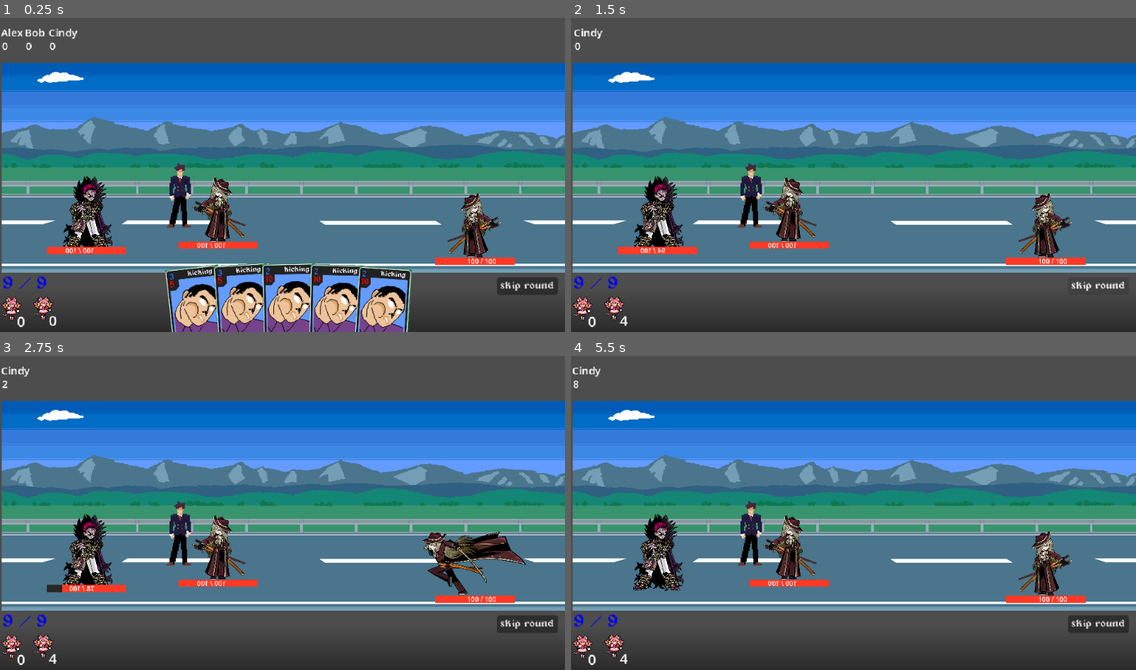
Above: before the commit, frames 1-4 (two rows, left to right).
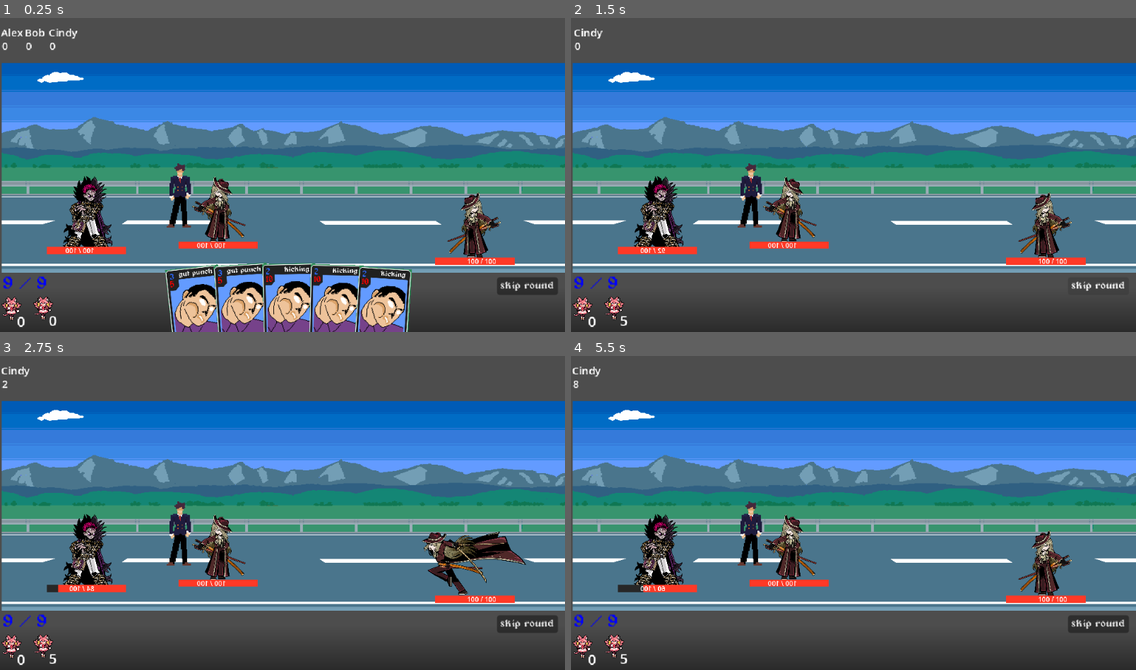
Above: after the commit, the same moments.

Repository: mewmewmyagic/card-game-main
Game: Godot game, scene res://scenes/battle/BattleScene.tscn
Two runs of this game, one before a commit and one after it. Both use one fixed random seed, a clock stepped at 60 frames per second and the inputs below.
Inputs (mouse positions are in pixels of both pictures, inside the frame that each line leads up to):
- Up to frame 1 (0.25 s): no input
- Up to frame 2 (1.5 s): click "skip round" at 0.5 s; click "skip round" at 1.25 s
- Up to frame 3 (2.75 s): move the mouse to (406, 494) at 2.02 s; hold D (Right) from 2.03 s (still down); hold Shift (Shift) from 2.03 s (still down); click (406, 494) at 2.17 s
- Up to frame 4 (5.5 s): release D (Right) at 2.75 s; release Shift (Shift) at 2.75 s; drag from (740, 525) to (1045, 563) at 2.77 s; move the mouse to (910, 440) at 3.52 s; hold D (Right) 3.53-4.25 s; hold Right mouse button (right_mouse) 3.53-4.25 s; drag from (825, 575) to (1045, 563) at 4.27 s; move the mouse to (1023, 560) at 5.02 s; press the mouse at (1023, 560) at 5.03 s; hold A (Left) from 5.03 s (still down)

The runs differ from the first frame. In frame 1, 0.1% of the frame differs, in the area x 31-47%, y 79-83%; in frame 2, less than 0.1%; in frame 3, less than 0.1%; in frame 4, 0.4%, in the area x 8-23%, y 72-99%.

Commit message:
added status ui

Diff:
--- a/Scripts/Modifiers/modifier_handler.gd
+++ b/Scripts/Modifiers/modifier_manager.gd
@@ -1,5 +1,5 @@
 extends Node
-class_name ModifierHandler
+class_name ModifierManager
 
 var _modifiers: Dictionary = {}
 
--- a/Scripts/Status Effects/bleed/bleed.gd
+++ b/Scripts/Status Effects/bleed/bleed.gd
@@ -4,13 +4,13 @@
 func init(_target: Combatant, _manager: StatusEffectManager) -> void:
 	target = _target
 	manager = _manager
-	EventBus.turn_ended.connect(trigger_status_effect)
+	target.anim_done.connect(trigger_status_effect)
 
 func on_remove() -> void:
-	EventBus.turn_ended.disconnect(trigger_status_effect)
+	target.anim_done.disconnect(trigger_status_effect)
 
 func trigger_status_effect() -> void:
 	target.take_damage(stack)
-	count -= 1
+	add_count(-1)
 	if count <= 0:
 		manager.remove_status(id)
--- a/Scripts/Status Effects/bleed/bleed.tres
+++ b/Scripts/Status Effects/bleed/bleed.tres
@@ -1,10 +1,12 @@
 [gd_resource type="Resource" script_class="BleedStatusEffect" format=3 uid="uid://hrg5sh4161o7"]
 
+[ext_resource type="Texture2D" uid="uid://c625u4qb3ffuy" path="res://Textures/blehhhhh.png" id="1_5sjd4"]
 [ext_resource type="Script" uid="uid://ccuysvlx3ma70" path="res://Scripts/Status Effects/bleed/bleed.gd" id="1_q6pbo"]
 
 [resource]
 script = ExtResource("1_q6pbo")
 id = "bleed"
+icon = ExtResource("1_5sjd4")
 tooltip = "does damage based on stack and reduces count each turn "
-max_stack = 99
-max_count = 99
+max_stack = 10
+max_count = 10
--- /dev/null
+++ b/Scripts/Status Effects/focus/focus.gd
@@ -0,0 +1,28 @@
+extends StatusEffect
+class_name FocusStatusEffect
+
+func init(_target: Combatant, _manager: StatusEffectManager) -> void:
+	target = _target
+	manager = _manager
+	self.stack_changed.connect(trigger_status_effect)
+	target.anim_done.connect(_reduce_count)
+
+func on_remove() -> void:
+	var modifier := target.modifier_manager.get_modifier(Modifier.Type.dmg_dealt) as Modifier
+	modifier.remove_value("focus")
+	self.stack_changed.disconnect(trigger_status_effect)
+	target.anim_done.disconnect(_reduce_count)
+
+func trigger_status_effect() -> void:
+	var modifier := target.modifier_manager.get_modifier(Modifier.Type.dmg_dealt) as Modifier
+	var value := modifier.get_value("focus")
+	if not value:
+		value = ModifierValue.create_new_modifier("focus", ModifierValue.Type.FLAT)
+
+	value.flat_value = stack
+	modifier.add_new_value(value)
+
+func _reduce_count() -> void:
+	add_count(-1)
+	if count <= 0:
+		manager.remove_status(id)
--- a/Scripts/Status Effects/focus/focus.tres
+++ b/Scripts/Status Effects/focus/focus.tres
@@ -1,10 +1,12 @@
-[gd_resource type="Resource" script_class="StatusEffect" format=3 uid="uid://cpyekuu60jjb0"]
+[gd_resource type="Resource" script_class="FocusStatusEffect" format=3 uid="uid://cpyekuu60jjb0"]
 
-[ext_resource type="Script" uid="uid://d0krudtp04qht" path="res://Scripts/Status Effects/status_effect.gd" id="1_0jfuc"]
+[ext_resource type="Script" uid="uid://bthu0aj1m02oh" path="res://Scripts/Status Effects/focus/focus.gd" id="1_0jfuc"]
+[ext_resource type="Texture2D" uid="uid://4pmokgaofyin" path="res://Textures/39px-LCB_Sinner_Don_Quixote_Idle_Sprite.png" id="1_gwjop"]
 
 [resource]
 script = ExtResource("1_0jfuc")
 id = "focus"
+icon = ExtResource("1_gwjop")
 tooltip = "Increases damage done by stack. attacking reduces count"
-max_stack = 10
-max_count = 99
+max_stack = 26
+max_count = 10
--- a/Scripts/Status Effects/haste/haste.gd
+++ b/Scripts/Status Effects/haste/haste.gd
@@ -11,6 +11,6 @@
 
 func trigger_status_effect() -> void:
 	target.stats.set_recovery_time(-stack)
-	count -= 1
+	add_count(-1)
 	if count <= 0:
 		manager.remove_status(id)
--- a/Scripts/Status Effects/haste/haste.tres
+++ b/Scripts/Status Effects/haste/haste.tres
@@ -1,10 +1,12 @@
 [gd_resource type="Resource" script_class="HasteStatusEffect" format=3 uid="uid://bttap6yvuj2p8"]
 
+[ext_resource type="Texture2D" uid="uid://cn13oj7iem8nu" path="res://Textures/The_Index_Nursefather_-_Rien_Mirrored_Idle_Sprite.png" id="1_1xqtl"]
 [ext_resource type="Script" uid="uid://cytuwye6pepst" path="res://Scripts/Status Effects/haste/haste.gd" id="1_dpvqe"]
 
 [resource]
 script = ExtResource("1_dpvqe")
 id = "haste"
+icon = ExtResource("1_1xqtl")
 tooltip = "reduces recovery cost every turn by stack every turn for this round"
 max_stack = 10
 max_count = 3
--- a/Scripts/Status Effects/status_effect.gd
+++ b/Scripts/Status Effects/status_effect.gd
@@ -1,8 +1,12 @@
 extends Resource
 class_name StatusEffect
 
+signal count_changed
+signal stack_changed
+
 @export_group("Stuff")
 @export var id: String = ""
+@export var icon: Texture2D
 @export_multiline var tooltip: String = ""
 @export var max_stack: int = 1
 @export var max_count: int = 1
@@ -26,6 +30,8 @@
 
 func add_count(n: int) -> void:
 	count = clamp(count + n, 0, max_count)
+	count_changed.emit()
 
 func add_stack(n: int) -> void:
 	stack = clamp(stack + n, 0, max_stack)
+	stack_changed.emit()
--- /dev/null
+++ b/Scripts/Status Effects/status_effect_instance.gd
@@ -0,0 +1,32 @@
+extends Resource
+class_name StatusEffectInstance
+
+signal count_changed
+signal stack_changed
+
+@export var status_effect_resource: StatusEffect
+
+var target: Combatant
+var manager: StatusEffectManager
+var stack: int = 0
+var count: int = 0
+
+func init(c: Combatant, s: StatusEffectManager) -> void:
+	pass
+
+func trigger_status_effect() -> void:
+	pass
+
+func on_effect_applied() -> void:
+	pass
+
+func on_effect_removed() -> void:
+	pass
+
+func add_count(n: int) -> void:
+	count = clamp(count + n, 0, status_effect_resource.max_count)
+	count_changed.emit()
+
+func add_stack(n: int) -> void:
+	stack = clamp(stack + n, 0, status_effect_resource.max_stack)
+	stack_changed.emit()
--- a/Scripts/Status Effects/status_effect_manager.gd
+++ b/Scripts/Status Effects/status_effect_manager.gd
@@ -5,6 +5,8 @@
 #the way status' work in this is that theres a resource for shit like id and max count etc and a .gd for logic
 #each status connects to what event triggers it
 @export var parent: Combatant
+@export var status_effect_icon: PackedScene
+@export var status_effect_area: GridContainer
 @export var status_effects: Dictionary = {}
 
 func apply_status(status: StatusEffect, stack: int = 0, count: int = 0) -> void:
@@ -13,8 +15,13 @@
 		status_effects[instance.id] = instance
 
 		instance.init(parent, self)
+
 		instance.add_count(count)
 		instance.add_stack(stack)
+
+		var icon := status_effect_icon.instantiate() as StatusEffectIcon
+		icon.status = instance
+		status_effect_area.add_child(icon)
 	else:
 		var existing := status_effects[status.id] as StatusEffect
 
--- a/Scripts/combatant/combatant.gd
+++ b/Scripts/combatant/combatant.gd
@@ -9,7 +9,7 @@
 @export var combatant_name: String
 
 @export var status_manager: StatusEffectManager
-@export var modifer_manager: ModifierHandler
+@export var modifier_manager: ModifierManager
 
 @export var starting_deck: CardPile
 @export var draw_pile: CardPile
@@ -104,7 +104,7 @@
 	if (stats.health <= 0):
 		return
 
-	var damage := modifer_manager.get_modified_value(base_damage, Modifier.Type.dmg_taken)
+	var damage := modifier_manager.get_modified_value(base_damage, Modifier.Type.dmg_taken)
 	var damage_to_shield := int(min(damage, stats.shield))
 	var damage_to_health := damage - damage_to_shield
 
--- a/Scripts/combatant_characters/pigeon/turd_pigeon.tres
+++ b/Scripts/combatant_characters/pigeon/turd_pigeon.tres
@@ -2,11 +2,21 @@
 
 [ext_resource type="Script" uid="uid://b14m8bmggqgn1" path="res://Scripts/card/card_effect.gd" id="1_2kyj0"]
 [ext_resource type="Script" uid="uid://dwtw5u7l8uiv5" path="res://Scripts/card/card.gd" id="2_8hmf6"]
+[ext_resource type="Script" uid="uid://d214ayipywbee" path="res://Scripts/effects/CardEffects/effect_add_status.gd" id="2_asw2v"]
+[ext_resource type="Resource" uid="uid://cpyekuu60jjb0" path="res://Scripts/Status Effects/focus/focus.tres" id="3_asw2v"]
+
+[sub_resource type="Resource" id="Resource_n176n"]
+script = ExtResource("2_asw2v")
+status = ExtResource("3_asw2v")
+stack = 6
+count = 6
+metadata/_custom_type_script = "uid://d214ayipywbee"
 
 [resource]
 script = ExtResource("2_8hmf6")
 card_name = "turd"
-stamina_cost = 99
-recovery_cost = 10
+stamina_cost = 4
+recovery_cost = 2
+effects = Array[ExtResource("1_2kyj0")]([SubResource("Resource_n176n")])
 target_type = 2
 metadata/_custom_type_script = "uid://dwtw5u7l8uiv5"
--- a/Scripts/combatant_characters/thug/thug_starting_deck.tres
+++ b/Scripts/combatant_characters/thug/thug_starting_deck.tres
@@ -3,8 +3,9 @@
 [ext_resource type="Script" uid="uid://dwtw5u7l8uiv5" path="res://Scripts/card/card.gd" id="1_m6rp4"]
 [ext_resource type="Resource" uid="uid://cs1vxgii2b1ip" path="res://Scripts/combatant_characters/tourist/touristcards/tourist_cards/punching_tourist.tres" id="2_da8xi"]
 [ext_resource type="Script" uid="uid://b7gxswfche1cy" path="res://Scripts/card/card_pile/card_pile.gd" id="2_i1si3"]
+[ext_resource type="Resource" uid="uid://dy8iifwwu4v0c" path="res://Scripts/combatant_characters/pigeon/turd_pigeon.tres" id="3_da8xi"]
 
 [resource]
 script = ExtResource("2_i1si3")
-cards = Array[ExtResource("1_m6rp4")]([ExtResource("2_da8xi"), ExtResource("2_da8xi"), ExtResource("2_da8xi"), ExtResource("2_da8xi")])
+cards = Array[ExtResource("1_m6rp4")]([ExtResource("2_da8xi"), ExtResource("2_da8xi"), ExtResource("3_da8xi"), ExtResource("3_da8xi"), ExtResource("3_da8xi")])
 metadata/_custom_type_script = "uid://b7gxswfche1cy"
--- a/Scripts/combatant_characters/tourist/touristcards/tourist_cards/gut_punch_tourist.tres
+++ b/Scripts/combatant_characters/tourist/touristcards/tourist_cards/gut_punch_tourist.tres
@@ -23,7 +23,7 @@
 
 [resource]
 script = ExtResource("2_mgfx4")
-card_name = "kicking"
+card_name = "gut punch"
 stamina_cost = 3
 recovery_cost = 5
 effects = Array[ExtResource("1_fc1ck")]([SubResource("Resource_sy3rk"), SubResource("Resource_b7ftd")])
--- a/Scripts/combatant_characters/tourist/touristcards/tourist_cards/kicking_tourist.tres
+++ b/Scripts/combatant_characters/tourist/touristcards/tourist_cards/kicking_tourist.tres
@@ -6,7 +6,6 @@
 
 [sub_resource type="Resource" id="Resource_twwan"]
 script = ExtResource("2_twwan")
-amount = 100
 metadata/_custom_type_script = "uid://dmpv8844g3q0f"
 
 [resource]
--- a/Scripts/combatant_characters/tourist/touristcards/tourist_cards/punching_tourist.tres
+++ b/Scripts/combatant_characters/tourist/touristcards/tourist_cards/punching_tourist.tres
@@ -3,20 +3,15 @@
 [ext_resource type="Script" uid="uid://b14m8bmggqgn1" path="res://Scripts/card/card_effect.gd" id="1_hsdbj"]
 [ext_resource type="Script" uid="uid://dmpv8844g3q0f" path="res://Scripts/effects/CardEffects/effect_deal_damage.gd" id="2_c5o6c"]
 [ext_resource type="Script" uid="uid://dwtw5u7l8uiv5" path="res://Scripts/card/card.gd" id="3_noata"]
-[ext_resource type="Script" uid="uid://bf1ky4a778svw" path="res://Scripts/effects/CardEffects/effect_add_modifier.gd" id="3_sod6p"]
 
 [sub_resource type="Resource" id="Resource_twwan"]
 script = ExtResource("2_c5o6c")
-amount = 6
+base_amount = 8
 metadata/_custom_type_script = "uid://dmpv8844g3q0f"
-
-[sub_resource type="Resource" id="Resource_77k2d"]
-script = ExtResource("3_sod6p")
-metadata/_custom_type_script = "uid://bf1ky4a778svw"
 
 [resource]
 script = ExtResource("3_noata")
 card_name = "punching"
 stamina_cost = 1
 recovery_cost = 2
-effects = Array[ExtResource("1_hsdbj")]([SubResource("Resource_twwan"), SubResource("Resource_77k2d")])
+effects = Array[ExtResource("1_hsdbj")]([SubResource("Resource_twwan")])
--- a/Scripts/effects/CardEffects/effect_add_modifier.gd
+++ b/Scripts/effects/CardEffects/effect_add_modifier.gd
@@ -1,16 +1,2 @@
 class_name EffectAddModifier
 extends CardEffect
-
-
-@export var stack: int
-@export var count: int
-
-func execute(context: CardEffectContext) -> void:
-	var dmg := context.source.modifer_manager.get_modifier(Modifier.Type.dmg_dealt)
-
-	var m := dmg.get_value("fuck")
-
-	if not m:
-		m = ModifierValue.create_new_modifier("fuck", ModifierValue.Type.FLAT)
-	m.flat_value = 10
-	dmg.add_new_value(m)
--- a/Scripts/effects/CardEffects/effect_deal_damage.gd
+++ b/Scripts/effects/CardEffects/effect_deal_damage.gd
@@ -1,9 +1,9 @@
 class_name DealDamageEffect
 extends CardEffect
 
-@export var amount: int = 1
+@export var base_amount: int = 1
 
 func execute(context: CardEffectContext) -> void:
 	if context.target:
-		amount = context.source.modifer_manager.get_modified_value(amount, Modifier.Type.dmg_dealt)
+		var amount := context.source.modifier_manager.get_modified_value(base_amount, Modifier.Type.dmg_dealt)
 		context.target.take_damage(amount)
--- a/SpritesAndStuffs/bird_sprite_frames.tres
+++ b/SpritesAndStuffs/bird_sprite_frames.tres
@@ -12,7 +12,7 @@
 "duration": 1.0,
 "texture": ExtResource("2_lqe6o")
 }],
-"loop": 1,
+"loop": 0,
 "name": &"idle",
 "speed": 5.0
 }, {
--- a/SpritesAndStuffs/tourist_sprite_frames.tres
+++ b/SpritesAndStuffs/tourist_sprite_frames.tres
@@ -16,7 +16,7 @@
 "duration": 1.0,
 "texture": ExtResource("1_fv35m")
 }],
-"loop": 1,
+"loop": 0,
 "name": &"idle",
 "speed": 5.0
 }, {
--- a/scenes/ui/Combatant.tscn
+++ b/scenes/ui/Combatant.tscn
@@ -5,15 +5,16 @@
 [ext_resource type="Script" uid="uid://e2os3tigqex1" path="res://Scripts/Sprite/combatant_sprite_player.gd" id="2_ddi1i"]
 [ext_resource type="PackedScene" uid="uid://b1ryleahhgw4h" path="res://scenes/ui/stats_ui.tscn" id="3_gqvtd"]
 [ext_resource type="Script" uid="uid://qiaqjw8djnsq" path="res://Scripts/Status Effects/status_effect_manager.gd" id="5_88lpd"]
-[ext_resource type="Script" uid="uid://ca7xr68felq2v" path="res://Scripts/Modifiers/modifier_handler.gd" id="6_sga3o"]
+[ext_resource type="PackedScene" uid="uid://wb8nl4l28r7w" path="res://status_icon.tscn" id="6_fsa1f"]
+[ext_resource type="Script" uid="uid://ca7xr68felq2v" path="res://Scripts/Modifiers/modifier_manager.gd" id="6_sga3o"]
 
 [sub_resource type="RectangleShape2D" id="RectangleShape2D_crx7y"]
 
-[node name="Combatant" type="Node2D" unique_id=1903320986 node_paths=PackedStringArray("status_manager", "modifer_manager") groups=["character"]]
+[node name="Combatant" type="Node2D" unique_id=1903320986 node_paths=PackedStringArray("status_manager", "modifier_manager") groups=["character"]]
 y_sort_enabled = true
 script = ExtResource("1_ddi1i")
 status_manager = NodePath("StatusManager")
-modifer_manager = NodePath("ModifierHandler")
+modifier_manager = NodePath("ModifierManager")
 
 [node name="AnimatedSprite2D" type="AnimatedSprite2D" parent="." unique_id=1362894786]
 scale = Vector2(0.5, 0.5)
@@ -33,10 +34,19 @@
 [node name="CollisionShape2D" type="CollisionShape2D" parent="Area2D" unique_id=1604127139]
 shape = SubResource("RectangleShape2D_crx7y")
 
-[node name="StatusManager" type="Node" parent="." unique_id=810462496 node_paths=PackedStringArray("parent")]
+[node name="StatusManager" type="Node" parent="." unique_id=810462496 node_paths=PackedStringArray("parent", "status_effect_area")]
 script = ExtResource("5_88lpd")
 parent = NodePath("..")
+status_effect_icon = ExtResource("6_fsa1f")
+status_effect_area = NodePath("../GridContainer")
 
-[node name="ModifierHandler" type="Node" parent="." unique_id=1067453016]
+[node name="ModifierManager" type="Node" parent="." unique_id=1067453016]
 script = ExtResource("6_sga3o")
 metadata/_custom_type_script = "uid://ca7xr68felq2v"
+
+[node name="GridContainer" type="GridContainer" parent="." unique_id=1358199471]
+offset_left = -142.0
+offset_top = 175.0
+offset_right = -102.0
+offset_bottom = 351.0
+columns = 10
--- /dev/null
+++ b/status_icon.gd
@@ -0,0 +1,34 @@
+extends Control
+class_name StatusEffectIcon
+
+@export var status: StatusEffect : set = set_status
+
+@onready var icon: TextureRect = $"status icon"
+@onready var stack: Label = $stack
+@onready var count: Label = $count
+
+func set_status(new_status: StatusEffect) -> void:
+	if not is_node_ready():
+		await ready
+
+	status = new_status
+	icon.texture = status.icon
+	custom_minimum_size = icon.size
+
+	if not status.stack_changed.is_connected(_on_status_changed):
+		status.stack_changed.connect(_on_status_changed)
+
+	if not status.count_changed.is_connected(_on_status_changed):
+		status.count_changed.connect(_on_status_changed)
+
+	_on_status_changed()
+
+func _on_status_changed() -> void:
+	if not status:
+		return
+
+	if status.count == 0:
+		queue_free()
+
+	stack.text = str(status.stack)
+	count.text = str(status.count)
--- /dev/null
+++ b/status_icon.tscn
@@ -0,0 +1,42 @@
+[gd_scene format=3 uid="uid://wb8nl4l28r7w"]
+
+[ext_resource type="Script" uid="uid://x43jwqfneosx" path="res://status_icon.gd" id="1_jg52w"]
+[ext_resource type="Texture2D" uid="uid://c625u4qb3ffuy" path="res://Textures/blehhhhh.png" id="2_exf04"]
+[ext_resource type="FontFile" uid="uid://c6ccqp6l47401" path="res://Textures/cardArt/alagard.ttf" id="3_exf04"]
+
+[node name="status effect" type="Control" unique_id=1075959553]
+layout_mode = 3
+anchors_preset = 0
+offset_right = 20.0
+offset_bottom = 20.0
+scale = Vector2(2, 2)
+script = ExtResource("1_jg52w")
+
+[node name="status icon" type="TextureRect" parent="." unique_id=1967618961]
+layout_mode = 0
+texture = ExtResource("2_exf04")
+stretch_mode = 2
+
+[node name="stack" type="Label" parent="." unique_id=2065709639]
+layout_mode = 0
+offset_left = -12.0
+offset_top = 23.0
+offset_right = 13.0
+offset_bottom = 46.0
+theme_override_constants/outline_size = 2
+theme_override_fonts/font = ExtResource("3_exf04")
+theme_override_font_sizes/font_size = 22
+text = "99"
+horizontal_alignment = 2
+
+[node name="count" type="Label" parent="." unique_id=1111370995]
+layout_mode = 0
+offset_left = 22.0
+offset_top = 23.0
+offset_right = 47.0
+offset_bottom = 46.0
+theme_override_constants/outline_size = 2
+theme_override_constants/shadow_outline_size = 0
+theme_override_fonts/font = ExtResource("3_exf04")
+theme_override_font_sizes/font_size = 22
+text = "99"
Renamed: Scripts/Modifiers/modifier_handler.gd.uid -> Scripts/Modifiers/modifier_manager.gd.uid
Not shown, added: Scripts/Status Effects/focus/focus.gd.uid
Not shown, added: Scripts/Status Effects/status_effect_instance.gd.uid
Not shown, added: status_icon.gd.uid
